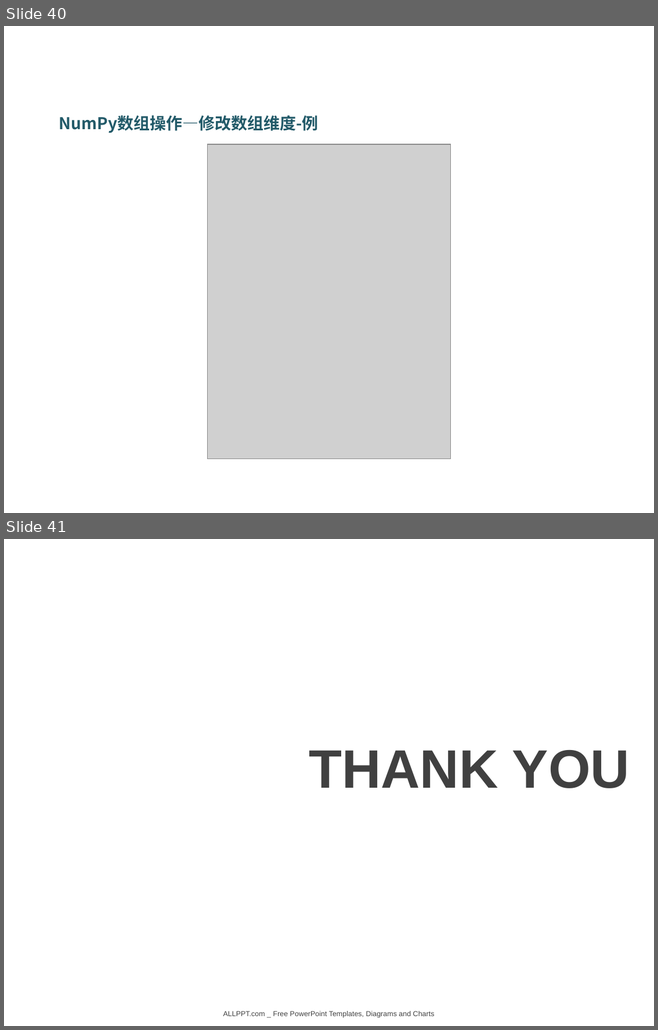
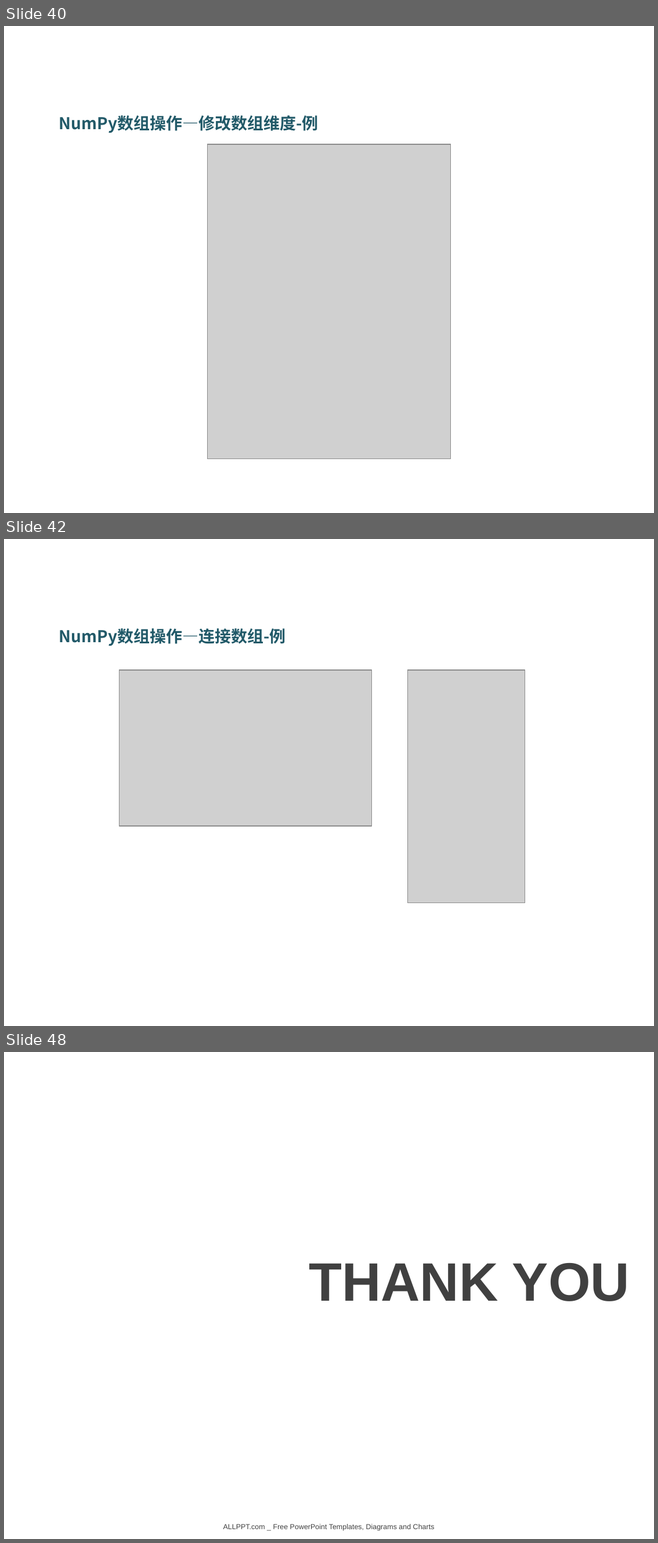
Before and after one commit to DataScienceCoding/Python-Data-Analysis, a slide deck: Python-Data-Analysis.pptx. Shown one above the other, each under a label of ours: slides 40 and 41 before the commit, slides 40, 42 and 48 after it; the slides between them are not shown. The pictures are 658x1030 and 658x1543 pixels, drawn with LibreOffice and Linux fonts; fonts in the diff are those of the drawing; grey boxes stand for pictures; background and template pictures are left out. Boxes give left, top, right and bottom in pixels: in the first picture for what was removed or moved away, otherwise in the second. Text is boxed around its words. In the diff, an @@ line names an element or a change of style, - is before the commit and + after.

```diff
--- a/Python-Data-Analysis.pptx
+++ b/Python-Data-Analysis.pptx
@@ slide 42 added at (4, 539, 654, 1026), background picture (left out) @@
@@ text added at (59, 628, 286, 646), 18 pt, text #215968, bold @@
+NumPy数组操作—连接数组-例
@@ picture added at (119, 670, 372, 826) @@
@@ picture added at (408, 670, 525, 903) @@
@@ what was slide 41 is now slide 48 @@
```
Also in this commit, not shown: 2 slides changed, 6 other slides added, 2 other files.
